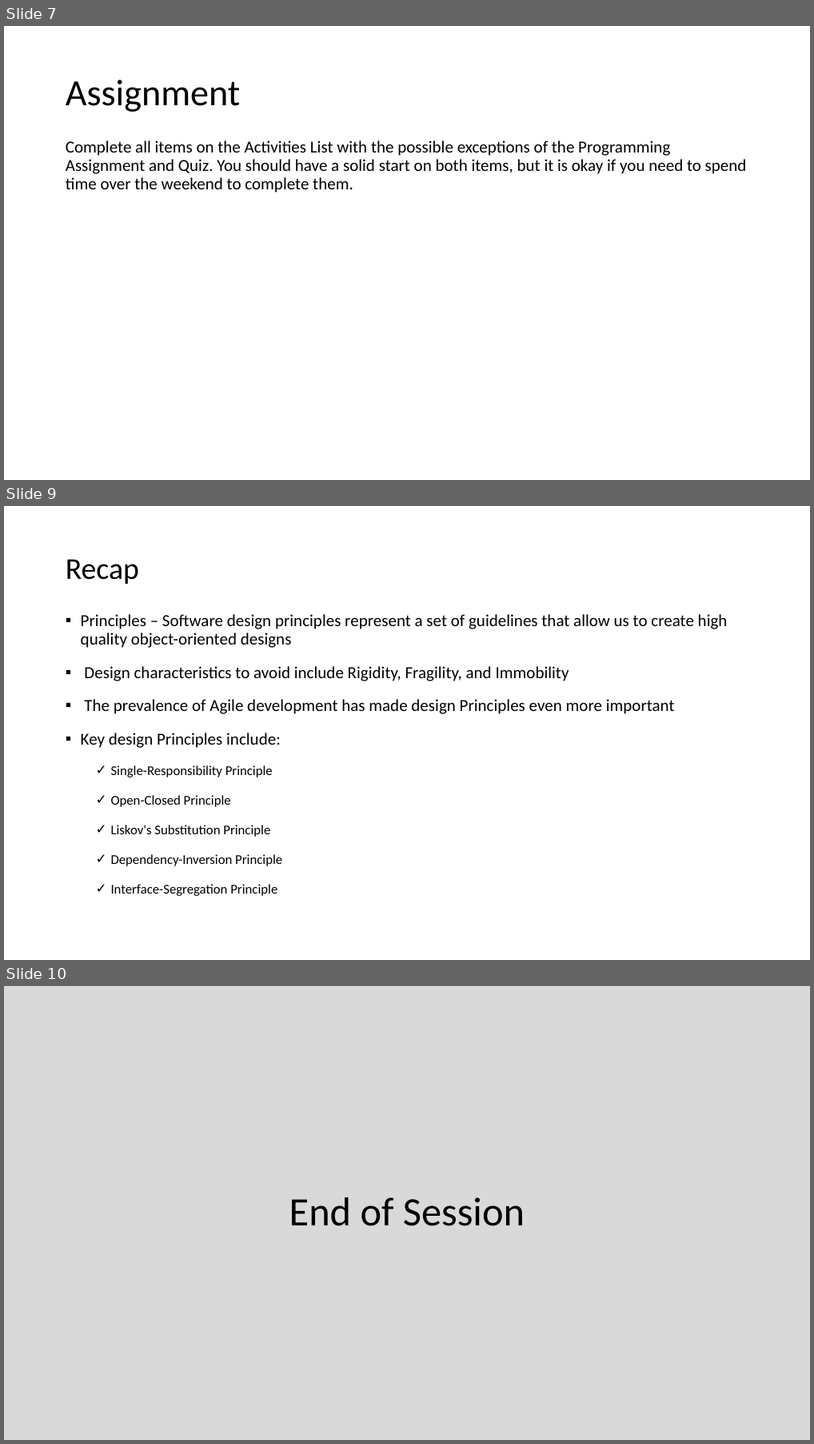
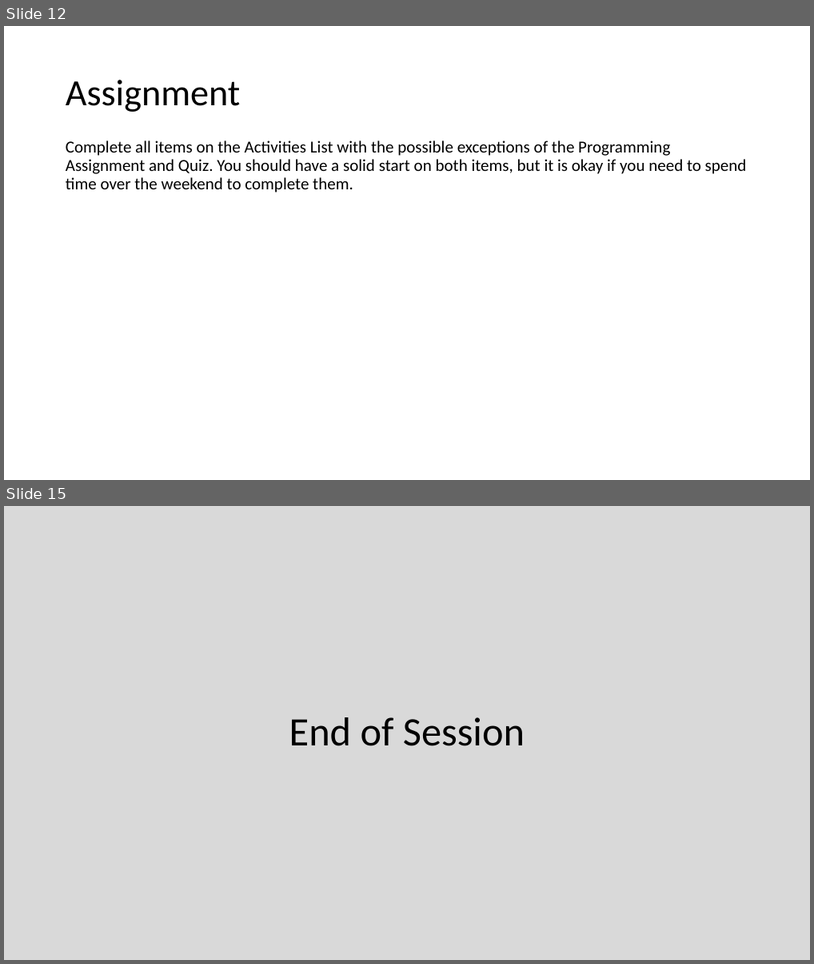
Before and after one commit to EricJPogue/CPSC-24500, a slide deck: lecture-slides/2019-09-18-oop.pptx. Shown one above the other, each under a label of ours: slides 7, 9 and 10 before the commit, slides 12 and 15 after it; the slides between them are not shown. The pictures are 814x1444 and 814x964 pixels, drawn with LibreOffice and Linux fonts; fonts in the diff are those of the drawing. Boxes give left, top, right and bottom in pixels: in the first picture for what was removed or moved away, otherwise in the second. Text is boxed around its words. In the diff, an @@ line names an element or a change of style, - is before the commit and + after.

```diff
--- a/lecture-slides/2019-09-18-oop.pptx
+++ b/lecture-slides/2019-09-18-oop.pptx
@@ slide 9 removed at (4, 506, 810, 960), background #FFFFFF @@
@@ title removed at (66, 559, 139, 584) @@
-Recap
@@ text removed at (81, 614, 728, 896) @@
-▪ Principles – Software design principles represent a set of guidelines that allow us to create high quality object-oriented designs
-▪ Design characteristics to avoid include Rigidity, Fragility, and Immobility
-▪ The prevalence of Agile development has made design Principles even more important
-▪ Key design Principles include:
-  ✓ Single-Responsibility Principle
-  ✓ Open-Closed Principle
-  ✓ Liskov's Substitution Principle
-  ✓ Dependency-Inversion Principle
-  ✓ Interface-Segregation Principle
@@ what was slide 7 is now slide 12 @@
@@ what was slide 10 is now slide 15 @@
```
Also in this commit, not shown: 2 slides changed, 8 slides added, 2 other slides removed.
